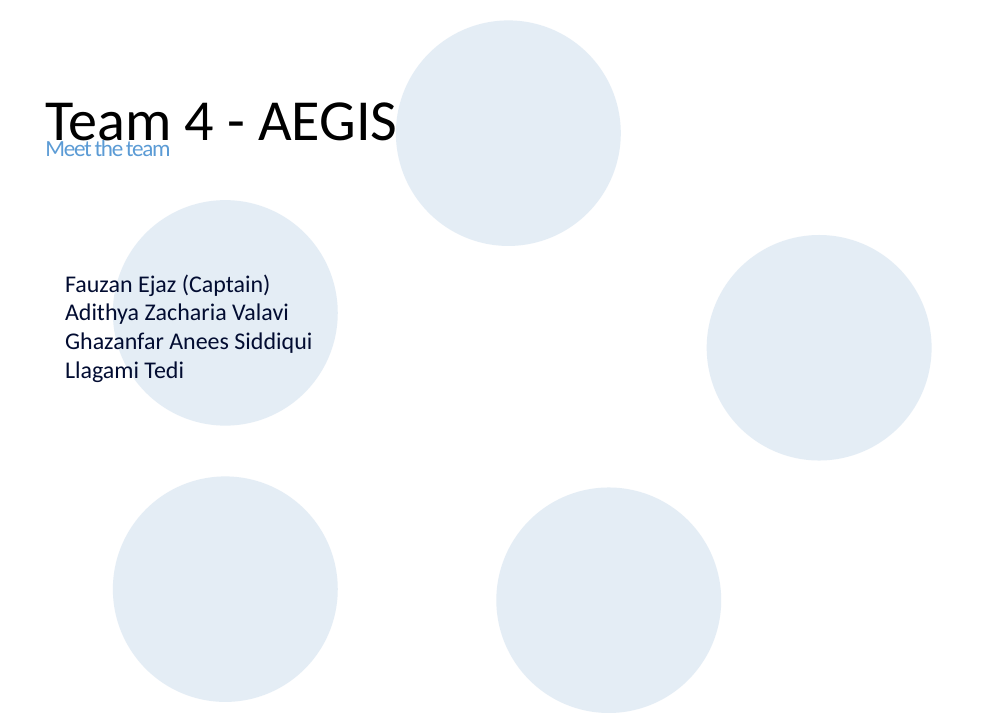
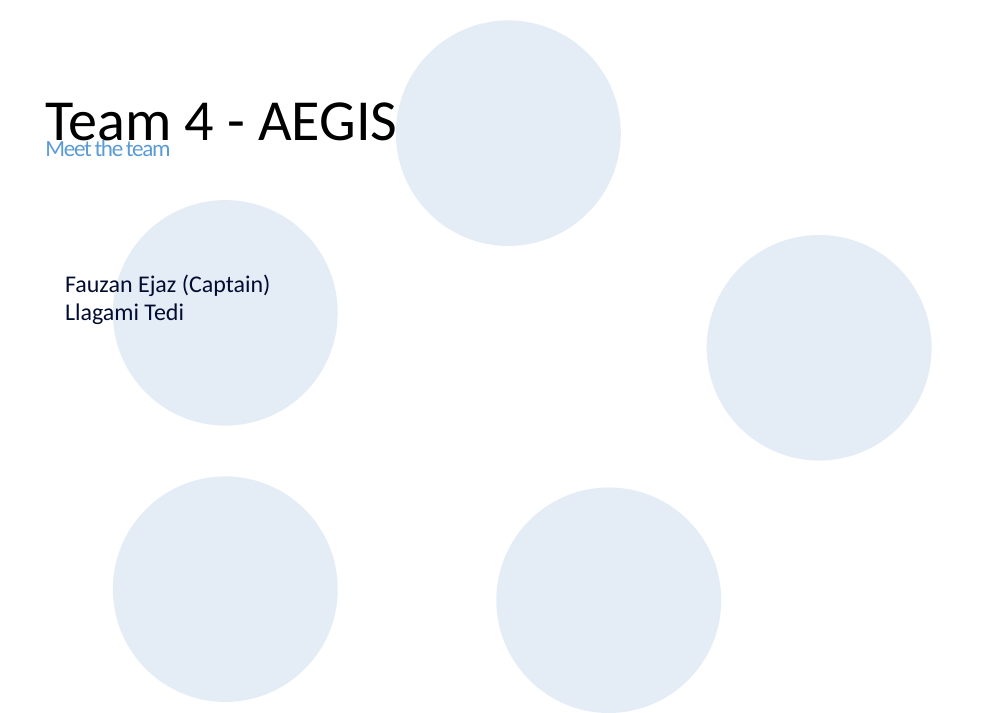
Before and after one commit to fauzan111/AEGIS, a slide deck: slide 9 of slides/GATE-3/AEGIS_Gate3_Storyboard.pptx. Drawn at 1008x713 pixels with LibreOffice and Linux fonts; fonts in the diff are those of the drawing; background and template pictures are left out. Boxes give left, top, right and bottom in pixels: in the first picture for what was removed or moved away, otherwise in the second. Text is boxed around its words. In the diff, an @@ line names an element or a change of style, - is before the commit and + after.

Commit message:
Sync storyboard team slide with current roster

```diff
--- a/slides/GATE-3/AEGIS_Gate3_Storyboard.pptx
+++ b/slides/GATE-3/AEGIS_Gate3_Storyboard.pptx
@@ text at [65,303,312,353]: paragraphs removed @@
-Adithya Zacharia Valavi
-Ghazanfar Anees Siddiqui
```
Also in this commit, not shown: 1 other file.
